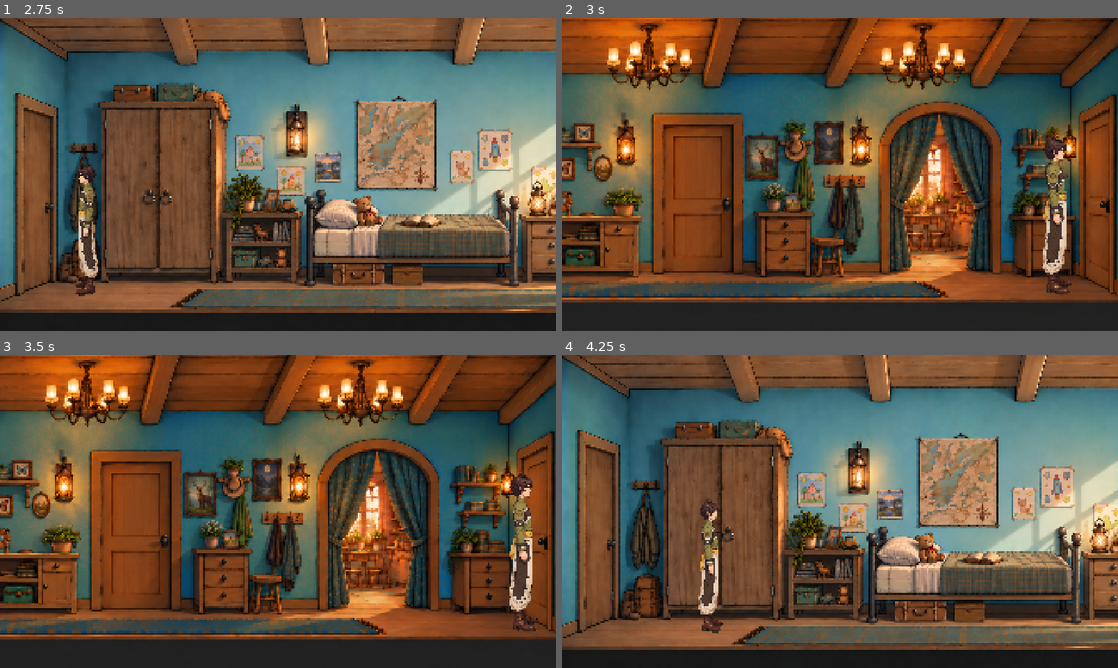
Above: before the commit, frames 1-4 (two rows, left to right).
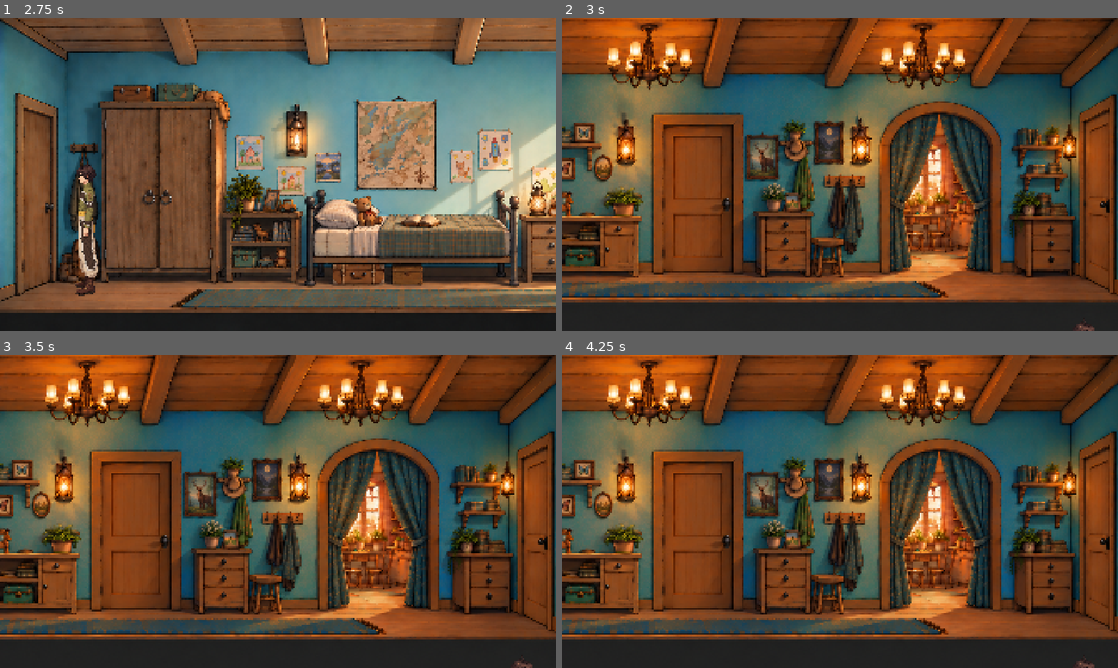
Above: after the commit, the same moments.

Repository: Alona674/WhoAmI
Game: Godot game, scene res://scenes/rooms/corridor.tscn
Two runs of this game, one before a commit and one after it. Both use one fixed random seed, a clock stepped at 60 frames per second and the inputs below. This scene is started directly instead of the project's main scene.
Inputs (mouse positions are in pixels of both pictures, inside the frame that each line leads up to):
- Up to frame 1 (2.75 s): tap Enter (ui_accept) at 0.5, 0.77, 1.25, 1.52 s; move the mouse to (400, 158) at 0.52 s; hold E (interact) 0.53-1.28 s; hold D (move_right) 0.53-2.03 s; click (400, 158) at 0.67 s; move the mouse to (166, 190) at 1.27 s; tap E (interact) at 1.35 s; move the mouse to (333, 105) at 2.02 s; hold A (move_left) from 2.03 s (still down); hold E (interact) from 2.03 s (still down)
- Up to frame 2 (3 s): move the mouse to (812, 237) at 2.77 s; release A (move_left) at 2.78 s; release E (interact) at 2.78 s; hold D (move_right) from 2.78 s (still down); tap E (interact) at 2.85 s; click (812, 237) at 2.92 s
- Up to frame 3 (3.5 s): keep holding D (move_right); tap Enter (ui_accept) at 3.02 s
- Up to frame 4 (4.25 s): keep holding D (move_right); move the mouse to (1006, 558) at 3.52 s; hold E (interact) from 3.53 s (still down); tap Enter (ui_accept) at 3.77 s

Frame 1 is identical in both runs. In frame 2, 1.6% of the frame differs, in the area x 86-96%, y 36-100%; in frame 3, 1.6%; in frame 4, 89%, in the area x 0-100%, y 0-100%.

Commit message:
Fix bedroom exit spawn in corridor

Diff:
--- a/scenes/rooms/corridor.tscn
+++ b/scenes/rooms/corridor.tscn
@@ -80,7 +80,7 @@
 debug_color = Color(2.4065375e-07, 0.6440524, 0.29436648, 0.41960785)
 
 [node name="CorridorEntryPoint" type="Marker2D" parent="." unique_id=1421828375]
-position = Vector2(1541, 271)
+position = Vector2(2070.00000, 630.00000)
 
 [node name="KitchenDoor" type="Area2D" parent="." unique_id=1411205589]
 script = ExtResource("4_jf14u")
@@ -104,12 +104,13 @@
 debug_color = Color(0.1480253, 0.51938385, 0.99999994, 0.41960785)
 
 [node name="CorridorBathEntryPoint" type="Marker2D" parent="." unique_id=1227584272]
-position = Vector2(400, 271)
+position = Vector2(1259.00000, 630.00000)
 
 [node name="HallDoor" type="Area2D" parent="." unique_id=930822168]
-position = Vector2(-395, 257)
+position = Vector2(673.99627, 405.89791)
 script = ExtResource("4_jf14u")
 dialogue_text = "Пока заперто."
+scale = Vector2(0.74516, 0.74516)
 
 [node name="halldoor_collision" type="CollisionShape2D" parent="HallDoor" unique_id=2088473966]
 position = Vector2(33.5, 2)
--- a/scripts/core/corridor.gd
+++ b/scripts/core/corridor.gd
@@ -13,6 +13,12 @@
 
 
 func _ready() -> void:
+	if GameState.next_spawn_point != "":
+		var spawn_point = get_node_or_null(GameState.next_spawn_point)
+		if spawn_point != null:
+			player.global_position = spawn_point.global_position
+		GameState.next_spawn_point = ""
+
 	var rect = walk_shape.shape as RectangleShape2D
 
 	if rect == null:
